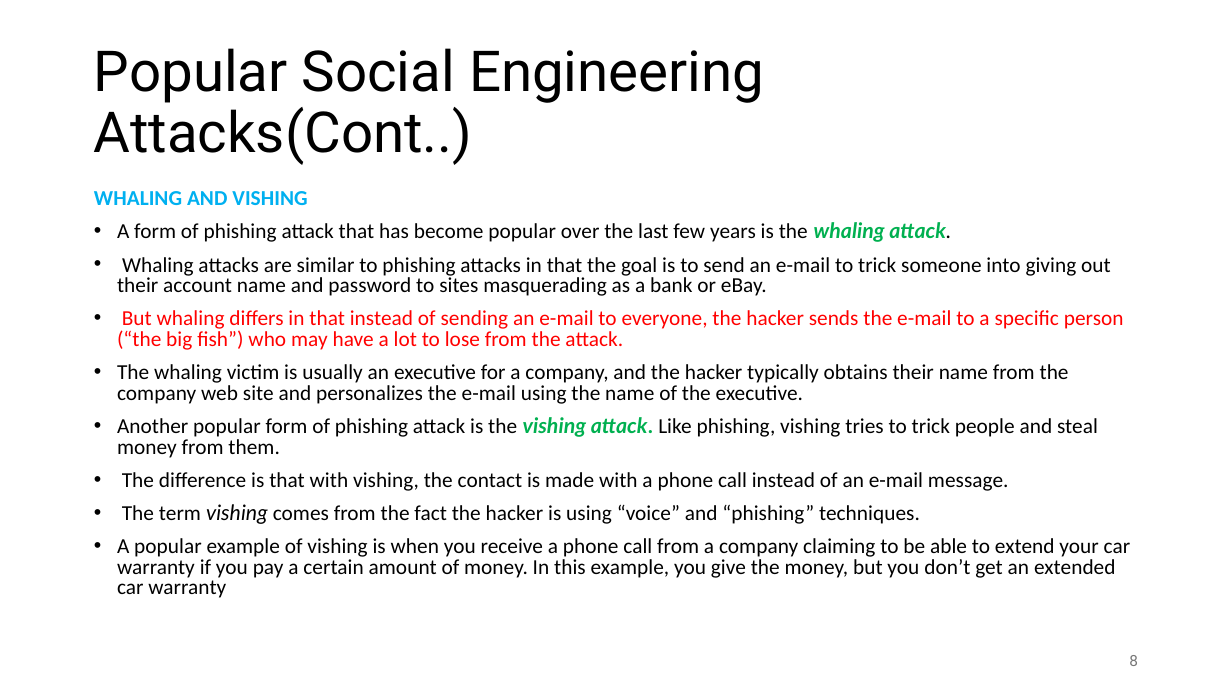
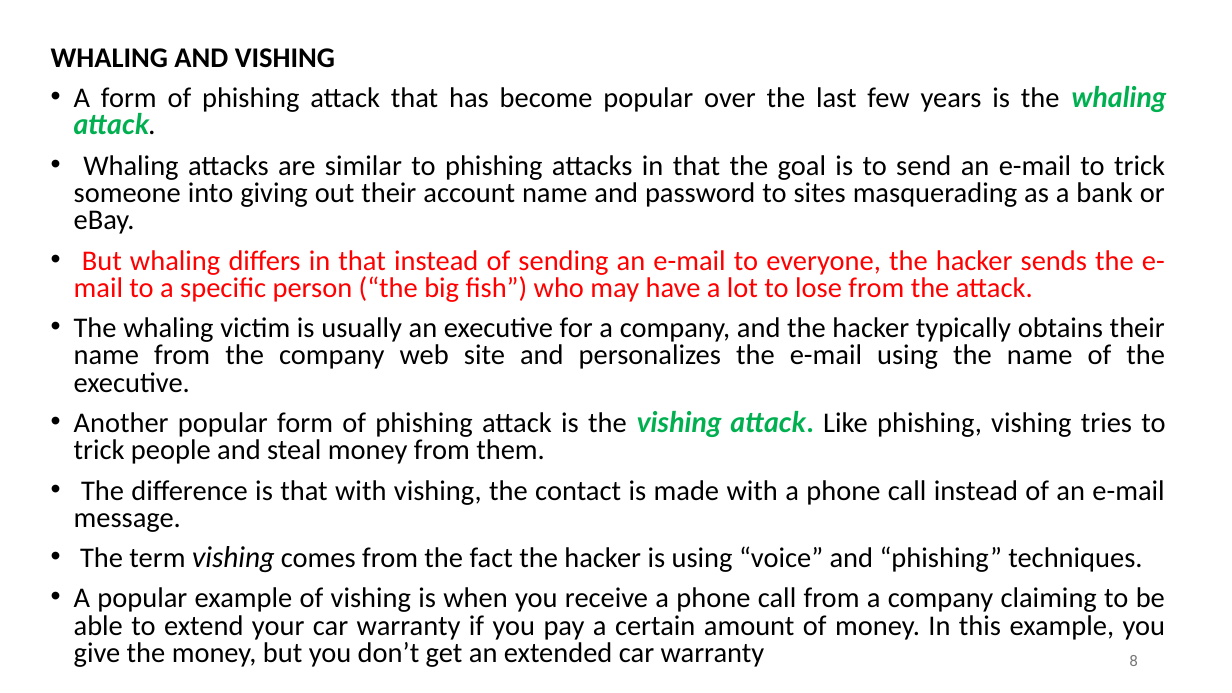
Before and after one commit to shakiliitju/M.Sc-in-ICT, a slide deck: slide 8 of Semester 2/Applied Cyber Security/Lecture/L4.pptx. Drawn at 1232x693 pixels with LibreOffice and Linux fonts; fonts in the diff are those of the drawing. Boxes give left, top, right and bottom in pixels: in the first picture for what was removed or moved away, otherwise in the second. Text is boxed around its words. In the diff, an @@ line names an element or a change of style, - is before the commit and + after.

```diff
--- a/Semester 2/Applied Cyber Security/Lecture/L4.pptx
+++ b/Semester 2/Applied Cyber Security/Lecture/L4.pptx
@@ text "WHALING AND VISHING": place and size @@
-text "WHALING AND VISHING" at (94,191,1131,598)
+text "WHALING AND VISHING" at (51,48,1167,640)
@@ text "WHALING AND VISHING" at (51,48,1167,640): size 16.6 to 22.2 pt; text colour #00B0F0 to #000000 in "WHALING AND VISHING"; alignment left to justified @@
@@ title removed at (94,48,764,165) @@
-Popular Social Engineering Attacks(Cont..)
```
Also in this commit, not shown: 15 other slides changed, 5 other files.
